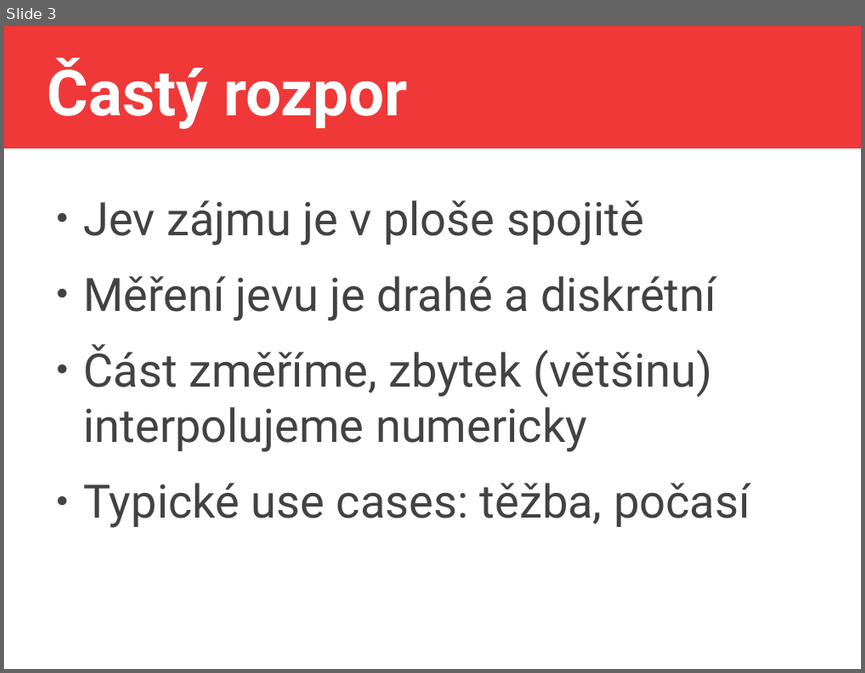
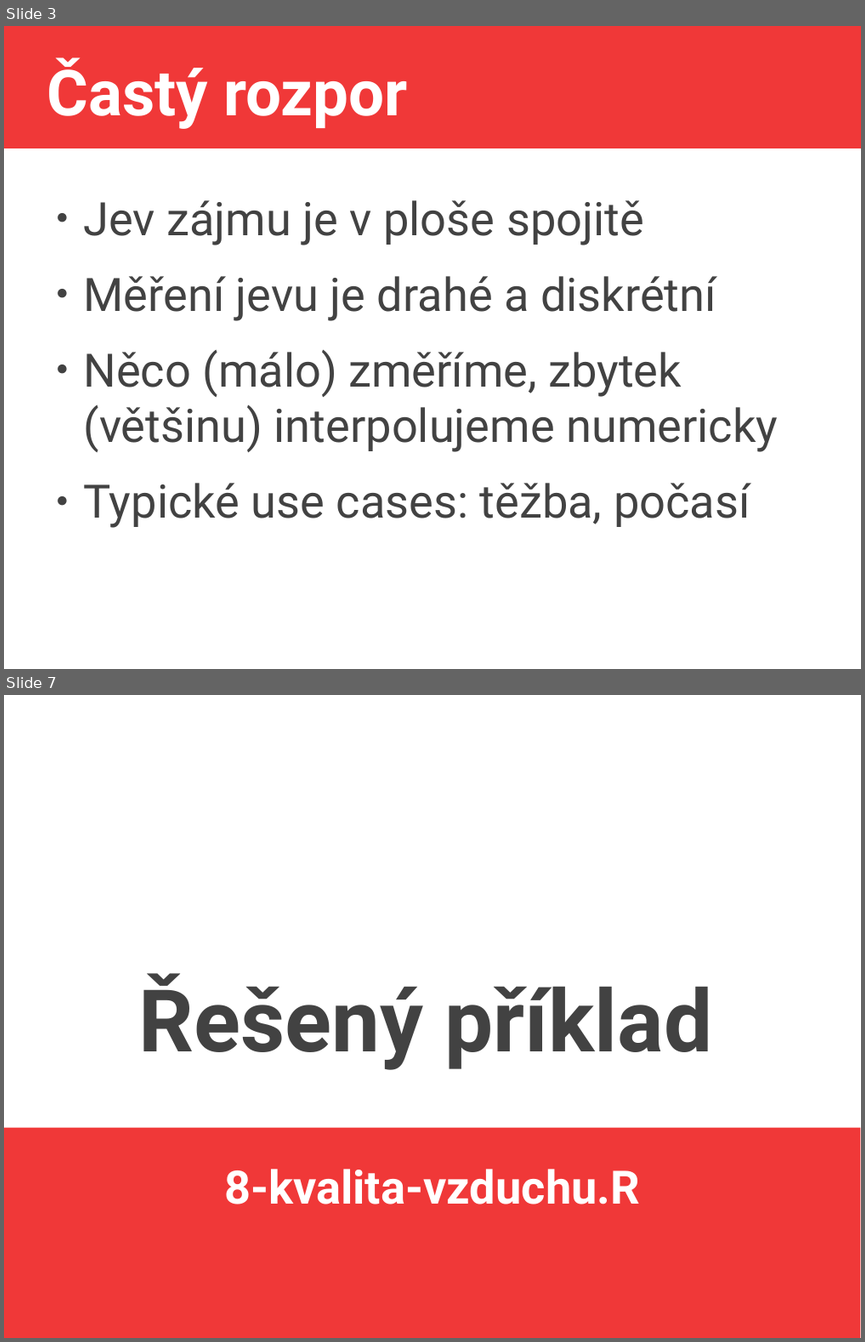
Before and after one commit to jlacko/4EK418, a slide deck: prez/8 - kriging + interpolace.odp. Shown one above the other, each under a label of ours: slide 3 before the commit, slides 3 and 7 after it; the slides between them are not shown. The pictures are 865x673 and 865x1342 pixels, drawn with LibreOffice and Linux fonts; fonts in the diff are those of the drawing. Boxes give left, top, right and bottom in pixels: in the first picture for what was removed or moved away, otherwise in the second. Text is boxed around its words. In the diff, an @@ line names an element or a change of style, - is before the commit and + after.

```diff
--- a/prez/8 - kriging + interpolace.odp
+++ b/prez/8 - kriging + interpolace.odp
@@ slide 7 added at box(4, 695, 861, 1338), background #FFFFFF @@
@@ title added at box(139, 973, 713, 1070), 80 pt, text #424242, bold @@
+Řešený příklad
@@ rectangle added at box(4, 1128, 861, 1338), fill #F03838 @@
@@ subtitle added at box(224, 1168, 640, 1204), 42.7 pt, text #FFFFFF, bold @@
+8-kvalita-vzduchu.R
@@ slide 3 changed as well @@
@@ text at box(83, 349, 778, 452): text changed @@
-● Část změříme, zbytek (většinu) interpolujeme numericky
+● Něco (málo) změříme, zbytek (většinu) interpolujeme numericky
```
Also in this commit, not shown: 2 other slides changed, 3 other slides added, 1 other file.
